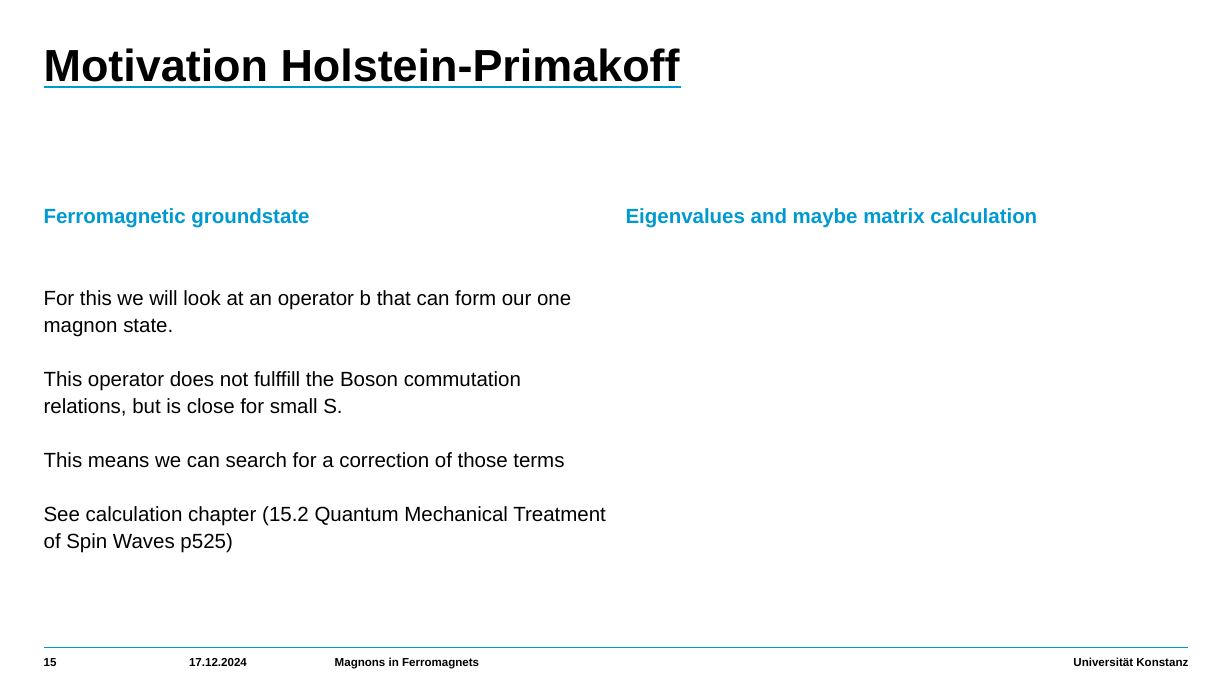
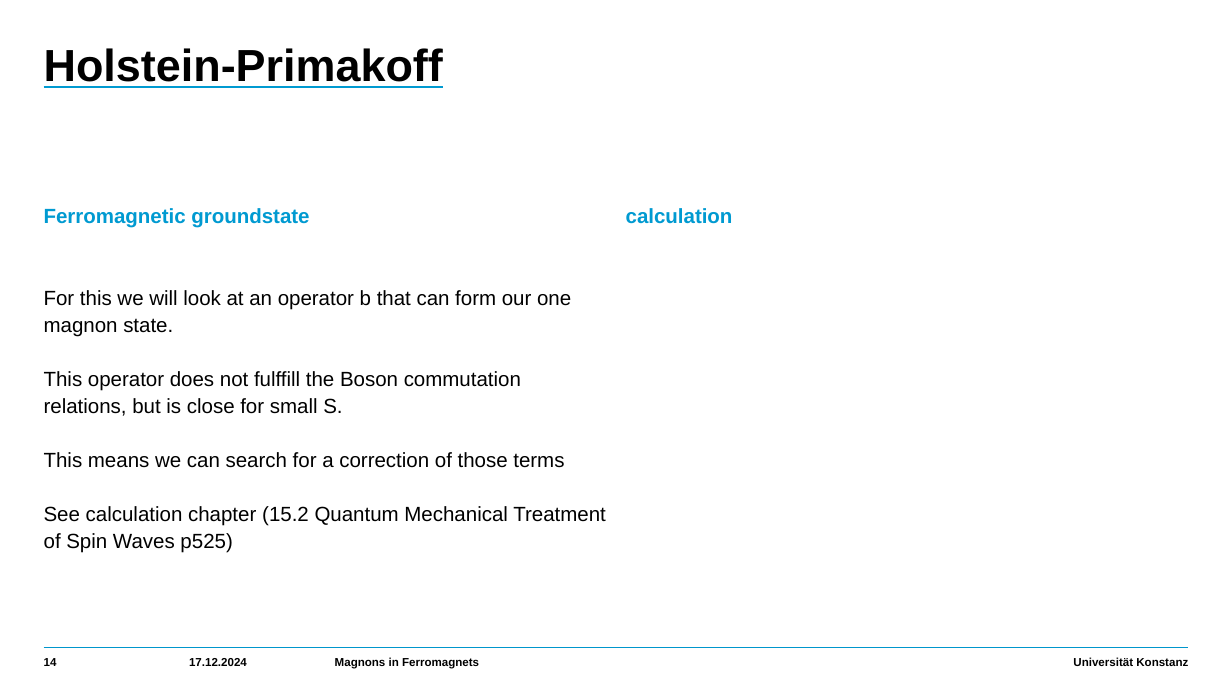
Before and after one commit to HolykingJulex/SeminarSaM, a slide deck: slide 14 of Vortrag.pptx (slide 15 before the commit). Drawn at 1232x693 pixels with LibreOffice and Linux fonts; fonts in the diff are those of the drawing. Boxes give left, top, right and bottom in pixels: in the first picture for what was removed or moved away, otherwise in the second. Text is boxed around its words. In the diff, an @@ line names an element or a change of style, - is before the commit and + after.

```diff
--- a/Vortrag.pptx
+++ b/Vortrag.pptx
@@ title at (x1=44, y1=48, x2=443, y2=88): text changed @@
-Motivation Holstein-Primakoff
+Holstein-Primakoff
@@ text at (x1=626, y1=208, x2=733, y2=224): text changed @@
-Eigenvalues and maybe matrix calculation
+calculation
@@ page number at (x1=44, y1=658, x2=57, y2=666): text changed @@
-15
+14
```
Also in this commit, not shown: 12 other slides changed, 1 slide added.
